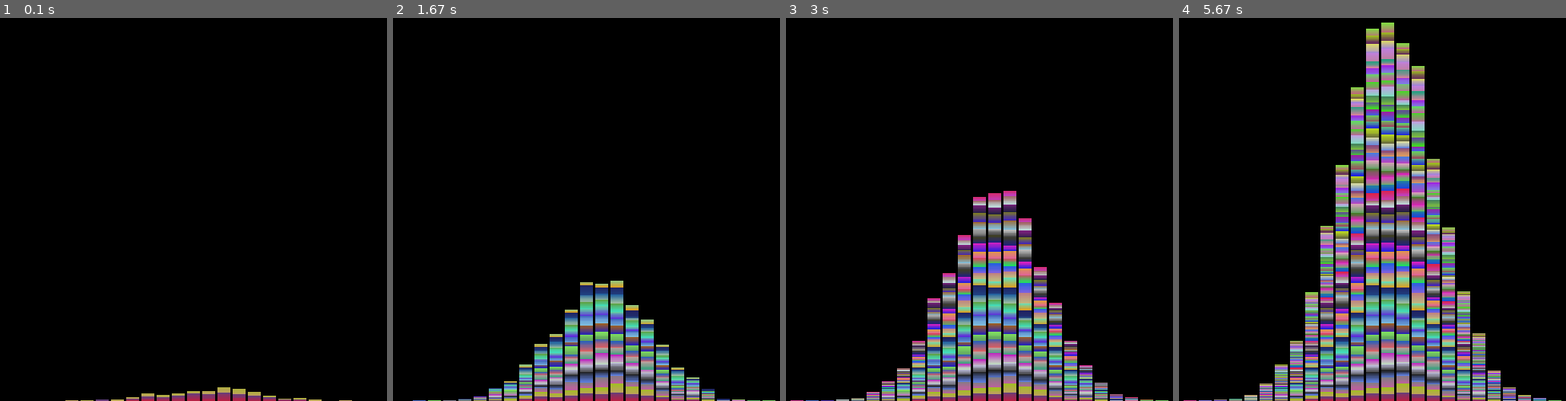
Above: before the commit, frames 1-4 (left to right).
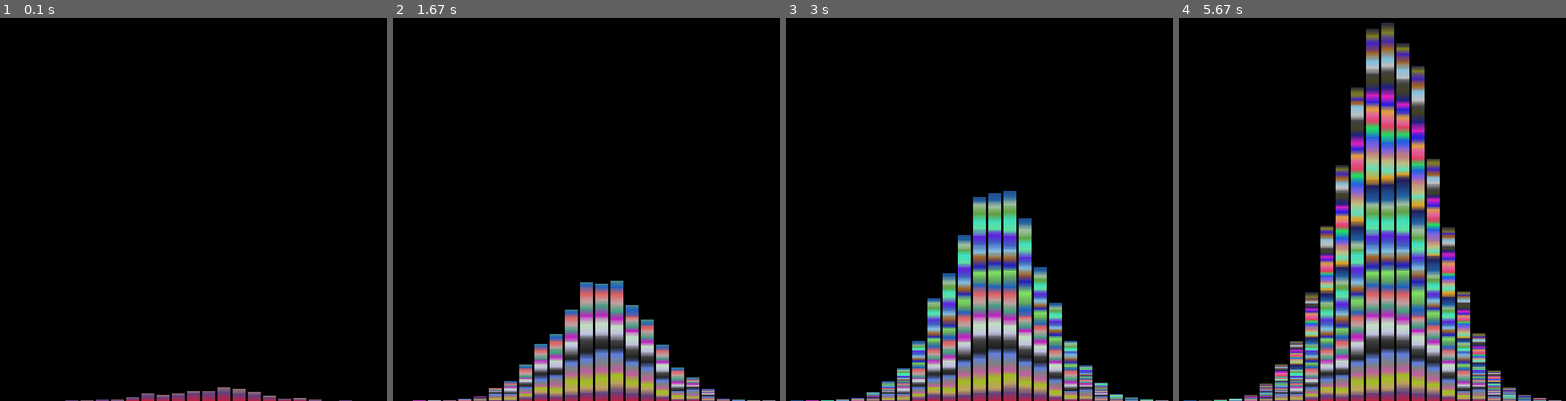
Above: after the commit, the same moments.

Repository: nwolff/cours-simulation
Game: pygame game, started from pachinko/main_pygame.py
The game is run twice, just before and just after one commit, with the same random seed, the same clock (stepped at 60 frames per second) and the same inputs.
Inputs:
- Up to frame 1 (0.1 s): no input
- Up to frame 2 (1.67 s): no input
- Up to frame 3 (3 s): no input
- Up to frame 4 (5.67 s): no input

The runs differ from the first frame. In frame 1, 0.3% of the frame differs, in the area x 16-91%, y 96-100%; in frame 2, 7.8%; in frame 3, 14%; in frame 4, 26%, in the area x 1-99%, y 1-100%.

Commit message:
color gradient

Diff:
--- a/pachinko/main_pygame.py
+++ b/pachinko/main_pygame.py
@@ -19,13 +19,15 @@
 
 def random_color_generator():
     STEPS = 200
+    from_color = random_color()
     while True:
-        from_color, to_color = random_color(), random_color()
+        to_color = random_color()
         for alpha in range(0, STEPS):
             yield [
                 int(comp_1 * (1 - alpha / STEPS) + comp_2 * alpha / STEPS)
                 for comp_1, comp_2 in zip(from_color, to_color)
             ]
+        from_color = to_color
 
 
 def random_color():
Not shown, changed: .gitignore
